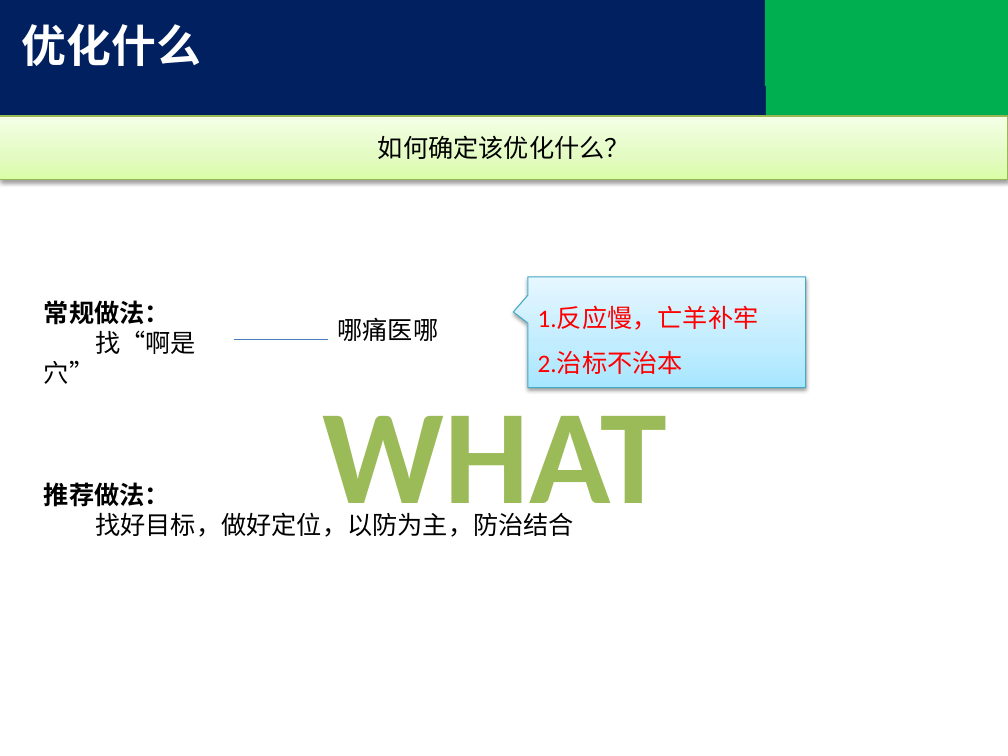
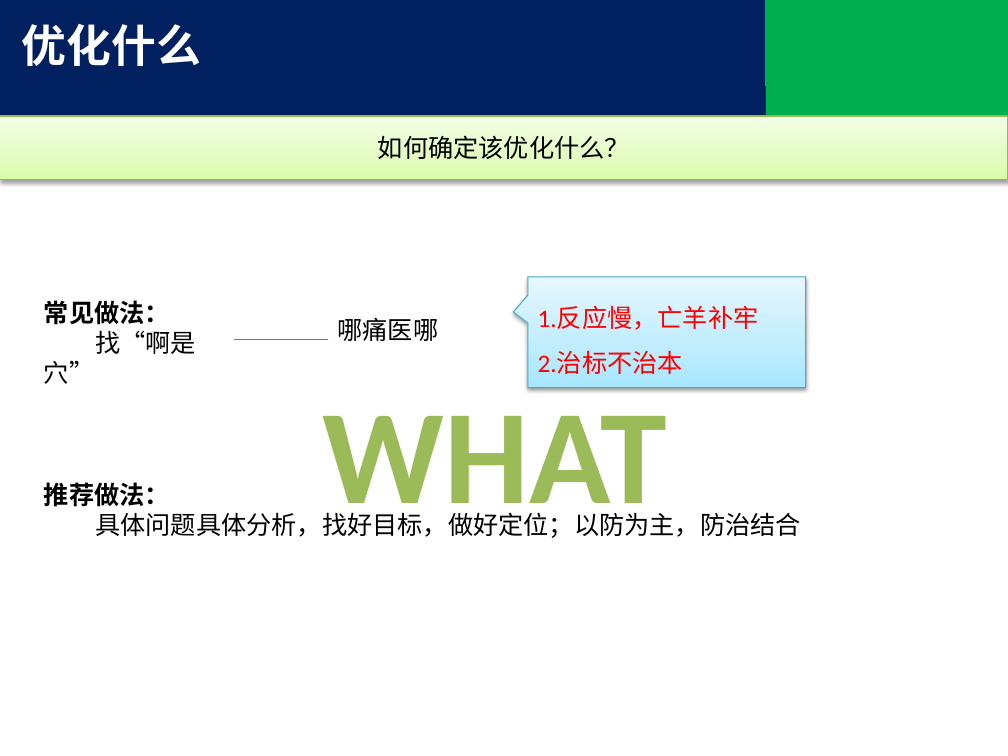
Before and after one commit to tjx222/javatrain, a slide deck: slide 6 of 前端优化.pptx (slide 4 before the commit). Drawn at 1008x756 pixels with LibreOffice and Linux fonts; fonts in the diff are those of the drawing; background and template pictures are left out. Boxes give left, top, right and bottom in pixels: in the first picture for what was removed or moved away, otherwise in the second. Text is boxed around its words. In the diff, an @@ line names an element or a change of style, - is before the commit and + after.

```diff
--- a/前端优化.pptx
+++ b/前端优化.pptx
@@ text at (44,300,170,325): text changed @@
-常规做法：
+常见做法：
@@ text at (95,512,801,538): text changed @@
-找好目标，做好定位，以防为主，防治结合
+具体问题具体分析，找好目标，做好定位；以防为主，防治结合
```
Also in this commit, not shown: 6 other slides changed, 2 slides added.
